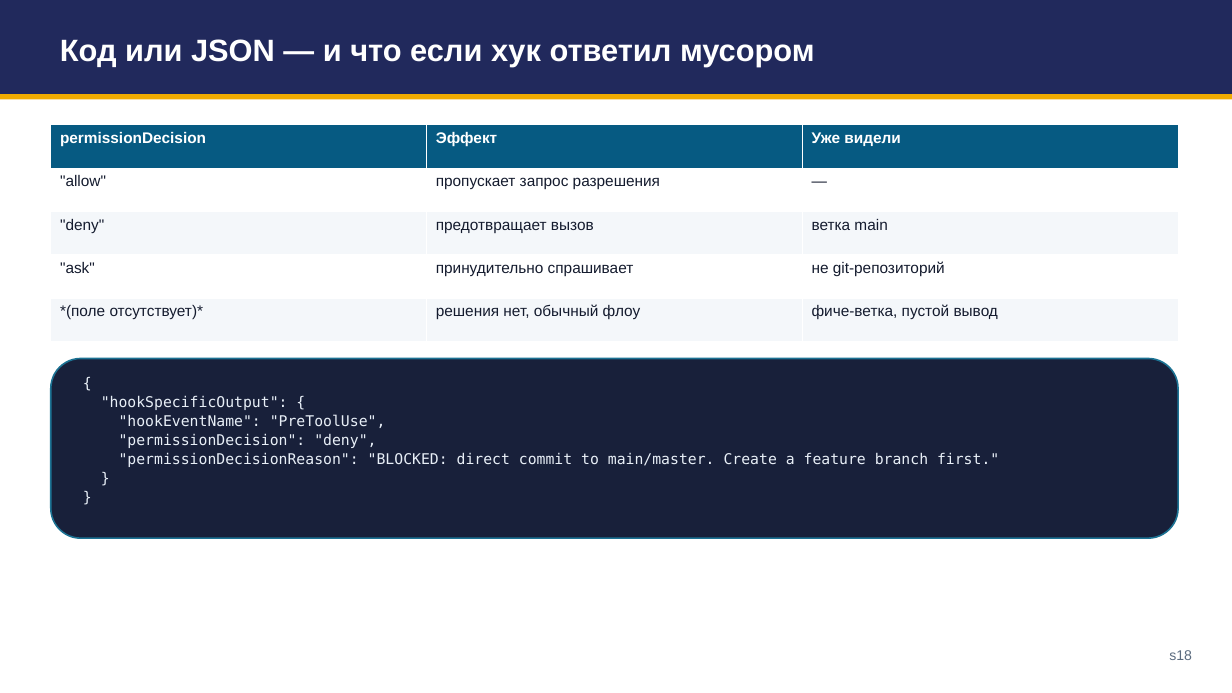
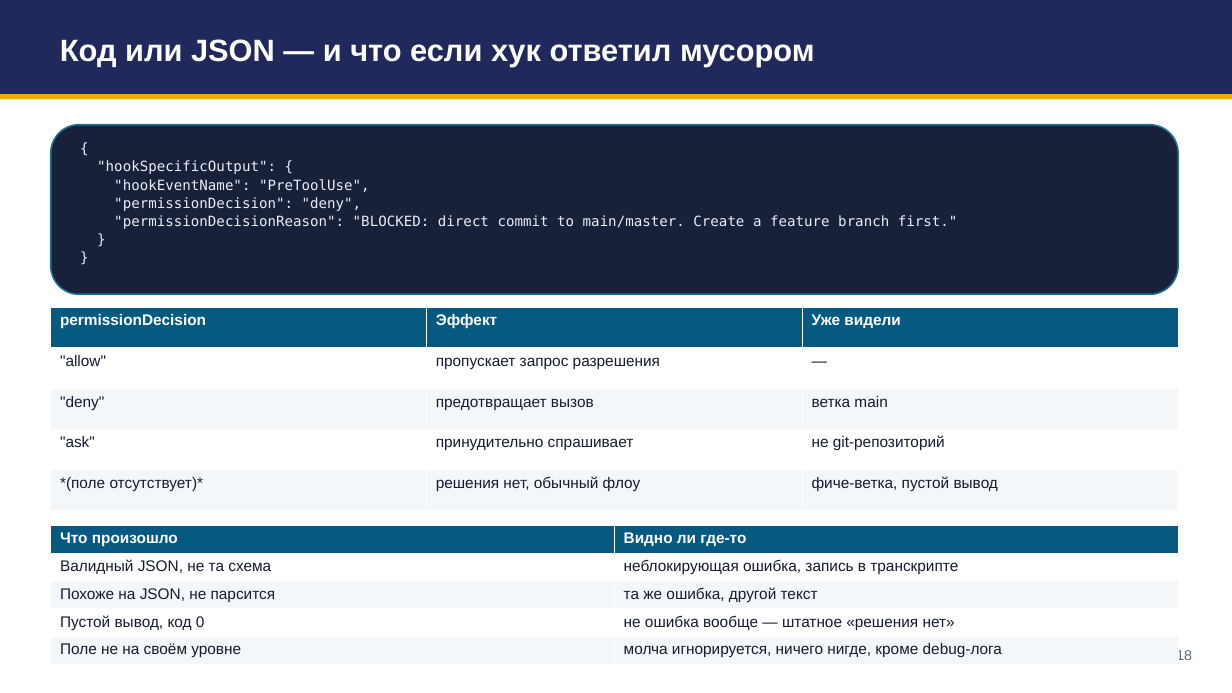
Before and after one commit to tellina-study/AI-usage-lessons, a slide deck: slide 18 of library/seminars/sem-05/rendered/sem-05.pptx. Drawn at 1232x693 pixels with LibreOffice and Linux fonts; fonts in the diff are those of the drawing. Boxes give left, top, right and bottom in pixels: in the first picture for what was removed or moved away, otherwise in the second. Text is boxed around its words. In the diff, an @@ line names an element or a change of style, - is before the commit and + after.

```diff
--- a/library/seminars/sem-05/rendered/sem-05.pptx
+++ b/library/seminars/sem-05/rendered/sem-05.pptx
@@ rounded rectangle: place and size @@
-rounded rectangle at box(51, 359, 1178, 539)
+rounded rectangle at box(51, 125, 1178, 294)
@@ text "{": place and size @@
-text "{" at box(101, 395, 999, 467)
+text "{" at box(97, 160, 958, 229)
@@ text "{" at box(97, 160, 958, 229): size 11.5 to 11 pt @@
@@ table: place and size @@
-table at box(51, 125, 1179, 342)
+table at box(51, 308, 1179, 511)
@@ table added at box(51, 525, 1178, 662), 5 rows, 2 columns @@
+Что произошло | Видно ли где-то
+Валидный JSON, не та схема | неблокирующая ошибка, запись в транскрипте
+Похоже на JSON, не парсится | та же ошибка, другой текст
+Пустой вывод, код 0 | не ошибка вообще — штатное «решения нет»
+Поле не на своём уровне | молча игнорируется, ничего нигде, кроме debug-лога
```
Also in this commit, not shown: 47 other slides changed, 1 slide added, 1 slide removed, 1 other file.
